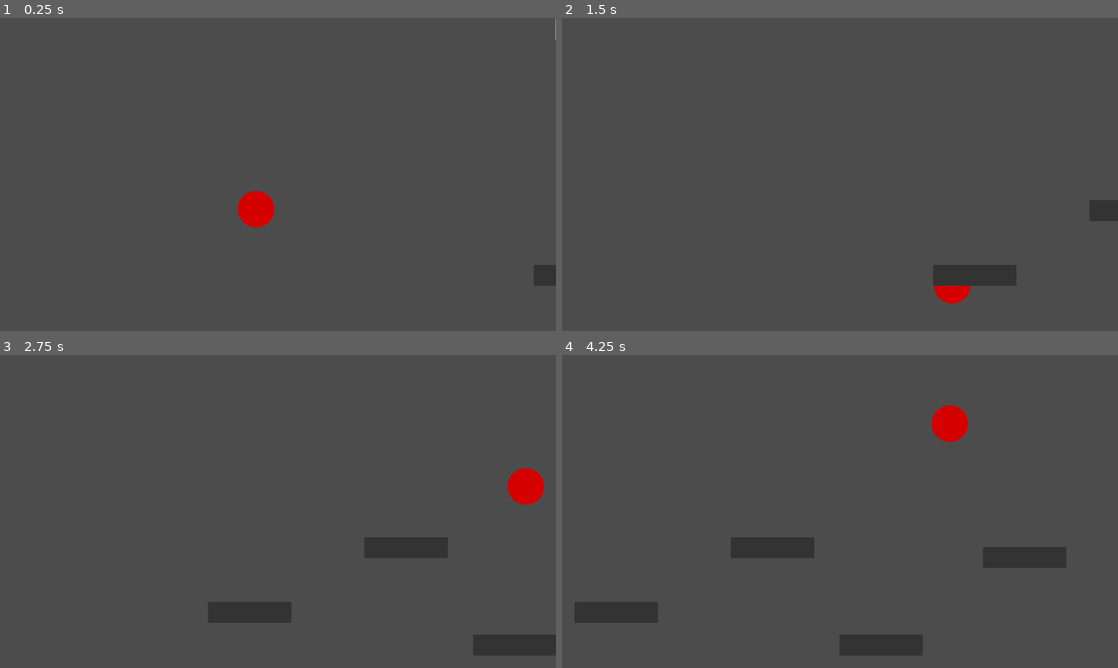
Above: before the commit, frames 1-4 (two rows, left to right).
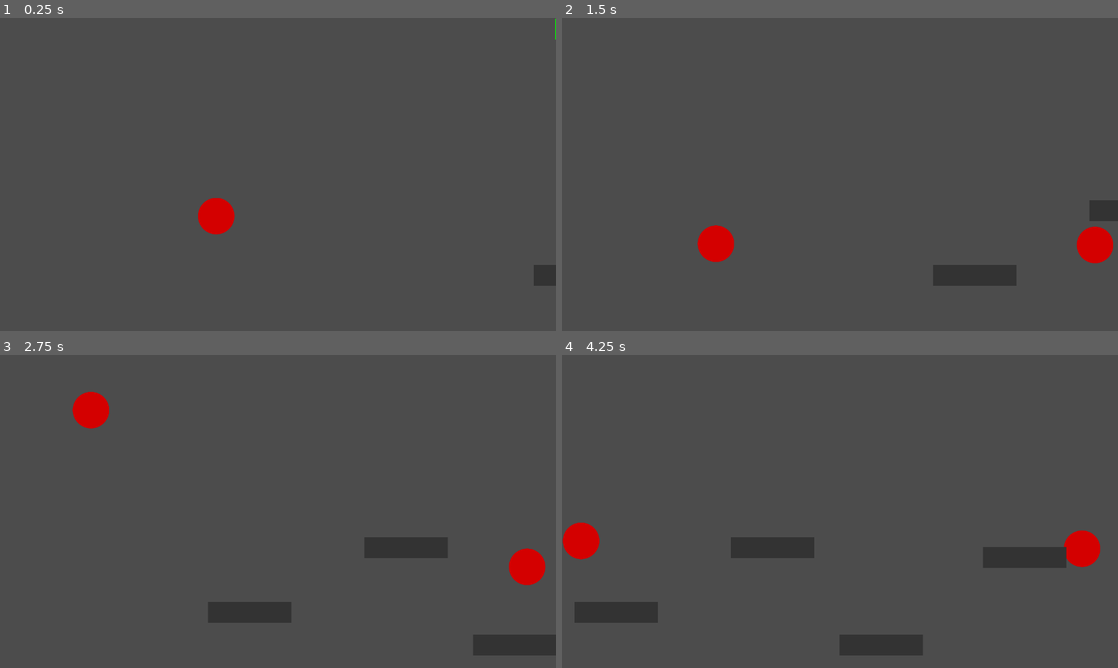
Above: after the commit, the same moments.

Repository: IonAir1/Genre-Mash-Jam
Game: Godot game, scene res://scenes/main.tscn
Same seed, same stepped clock (60 frames per second), same inputs: the game is played once before the commit and once after it.
Inputs (mouse positions are in pixels of both pictures, inside the frame that each line leads up to):
- Up to frame 1 (0.25 s): no input
- Up to frame 2 (1.5 s): move the mouse to (962, 158) at 0.52 s; hold D (right) from 0.53 s (still down); click (962, 158) at 0.6 s; tap W (jump) at 0.77 s; move the mouse to (728, 190) at 1.27 s; click (728, 190) at 1.35 s
- Up to frame 3 (2.75 s): tap W (jump) at 1.52 s; move the mouse to (333, 442) at 2.02 s; release D (right) at 2.03 s; hold A (left) from 2.03 s (still down); click (333, 442) at 2.1 s
- Up to frame 4 (4.25 s): move the mouse to (812, 574) at 2.77 s; release A (left) at 2.78 s; hold D (right) from 2.78 s (still down); click (812, 574) at 2.85 s; tap W (jump) at 3.02, 3.77 s; move the mouse to (1006, 558) at 3.52 s; click (1006, 558) at 3.6 s

The runs differ from the first frame. In frame 1, 1.2% of the frame differs, in the area x 35-50%, y 55-70%; in frame 2, 1.5%; in frame 3, 1.8%, in the area x 13-99%, y 11-74%; in frame 4, 1.8%.

Commit message:
di ko na alam stop muna

Diff:
--- a/proj/project.godot
+++ b/proj/project.godot
@@ -41,8 +41,13 @@
 jump={
 "deadzone": 0.5,
 "events": [ Object(InputEventKey,"resource_local_to_scene":false,"resource_name":"","device":0,"alt":false,"shift":false,"control":false,"meta":false,"command":false,"pressed":false,"scancode":87,"unicode":0,"echo":false,"script":null)
+, Object(InputEventKey,"resource_local_to_scene":false,"resource_name":"","device":0,"alt":false,"shift":false,"control":false,"meta":false,"command":false,"pressed":false,"scancode":16777232,"unicode":0,"echo":false,"script":null)
 , Object(InputEventKey,"resource_local_to_scene":false,"resource_name":"","device":0,"alt":false,"shift":false,"control":false,"meta":false,"command":false,"pressed":false,"scancode":32,"unicode":0,"echo":false,"script":null)
-, Object(InputEventKey,"resource_local_to_scene":false,"resource_name":"","device":0,"alt":false,"shift":false,"control":false,"meta":false,"command":false,"pressed":false,"scancode":16777232,"unicode":0,"echo":false,"script":null)
+ ]
+}
+shoot={
+"deadzone": 0.5,
+"events": [ Object(InputEventMouseButton,"resource_local_to_scene":false,"resource_name":"","device":0,"alt":false,"shift":false,"control":false,"meta":false,"command":false,"button_mask":0,"position":Vector2( 0, 0 ),"global_position":Vector2( 0, 0 ),"factor":1.0,"button_index":1,"pressed":false,"doubleclick":false,"script":null)
  ]
 }
 
@@ -58,6 +63,7 @@
 3d_physics/layer_4="Wall"
 2d_physics/layer_5="Platform"
 3d_physics/layer_5="Ball"
+2d_physics/layer_6="Ballplayerdetect"
 
 [rendering]
 
--- a/proj/scenes/Player.tscn
+++ b/proj/scenes/Player.tscn
@@ -17,3 +17,5 @@
 
 [node name="CollisionShape2D" type="CollisionShape2D" parent="."]
 shape = SubResource( 1 )
+
+[node name="rotate" type="Position2D" parent="."]
--- a/proj/scenes/paper.tscn
+++ b/proj/scenes/paper.tscn
@@ -1,10 +1,13 @@
-[gd_scene load_steps=4 format=2]
+[gd_scene load_steps=5 format=2]
 
 [ext_resource path="res://assets/swimmer.png" type="Texture" id=1]
 [ext_resource path="res://scripts/paper.gd" type="Script" id=2]
 
 [sub_resource type="CircleShape2D" id=1]
 radius = 60.2603
+
+[sub_resource type="CircleShape2D" id=2]
+radius = 105.371
 
 [node name="paper" type="KinematicBody2D"]
 scale = Vector2( 0.7, 0.7 )
@@ -18,3 +21,10 @@
 
 [node name="CollisionShape2D" type="CollisionShape2D" parent="."]
 shape = SubResource( 1 )
+
+[node name="playerdetect" type="Area2D" parent="."]
+collision_layer = 32
+
+[node name="CollisionShape2D" type="CollisionShape2D" parent="playerdetect"]
+shape = SubResource( 2 )
+[connection signal="body_entered" from="playerdetect" to="." method="_on_playerdetect_body_entered"]
--- a/proj/scripts/Player.gd
+++ b/proj/scripts/Player.gd
@@ -4,6 +4,7 @@
 export (int) var speed = 1200
 export (int) var jump_speed = -1800
 export (int) var gravity = 4000
+var paper = preload("res://scenes/paper.tscn")
 
 var velocity = Vector2.ZERO
 
@@ -13,8 +14,14 @@
 		velocity.x += speed
 	if Input.is_action_pressed("left"):
 		velocity.x -= speed
+	if Input.is_action_just_pressed("shoot"):
+		var p = paper.instance()
+		p.position = position
+		p.rotation = $rotate.rotation
+		get_parent().add_child(p)
 
 func _physics_process(delta):
+	$rotate.rotation = (get_global_mouse_position() - $rotate.position).angle()
 	get_input()
 	velocity.y += gravity * delta
 	velocity = move_and_slide(velocity, Vector2.UP)
--- a/proj/scripts/paper.gd
+++ b/proj/scripts/paper.gd
@@ -1,9 +1,20 @@
 extends KinematicBody2D
 
 
-var velocity = Vector2(250, 250)
+var velocity = Vector2(400, 400)
+
+func _ready():
+	velocity = get_global_mouse_position().normalized() - get_parent().get_node("Player").position.normalized()
+	velocity.normalized()
+	velocity = velocity*400
+	print(velocity)
 
 func _physics_process(delta):
 	var collision_info = move_and_collide(velocity * delta)
 	if collision_info:
 		velocity = velocity.bounce(collision_info.normal)
+
+
+func _on_playerdetect_body_entered(body):
+	#queue_free()
+	pass
